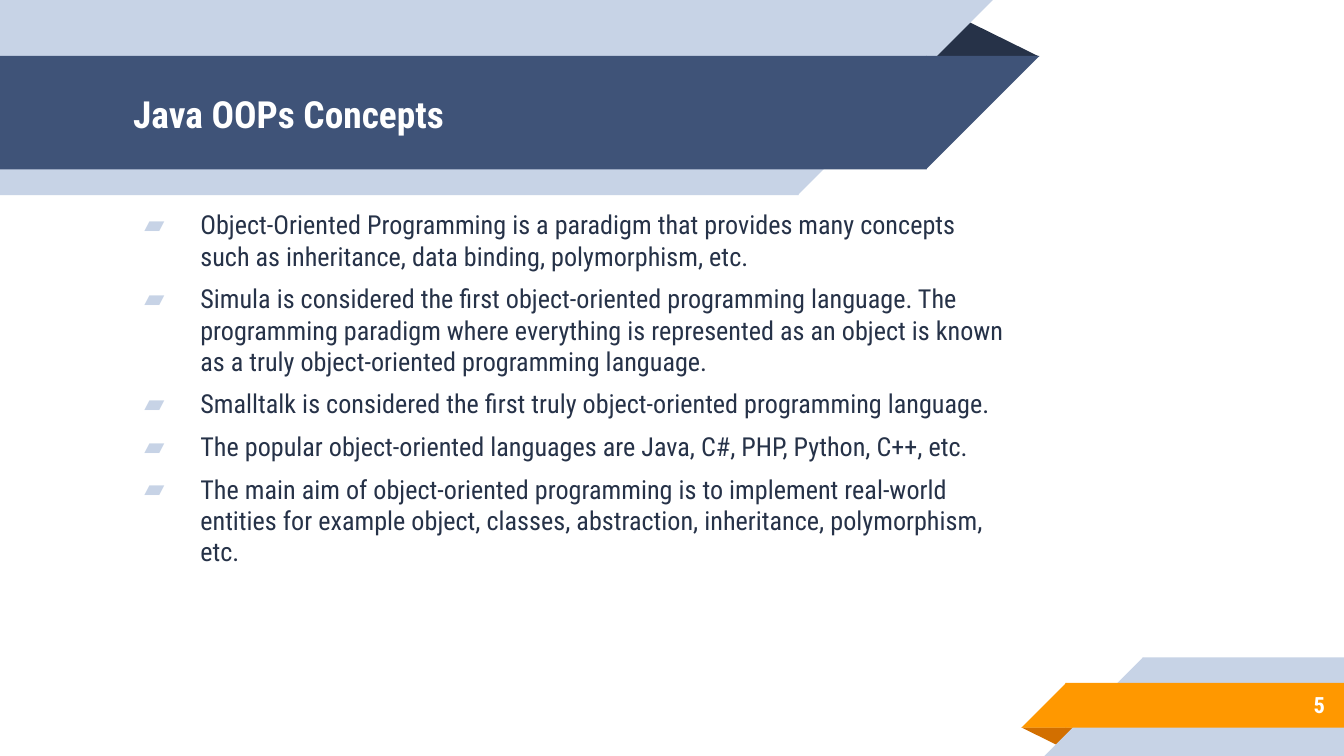
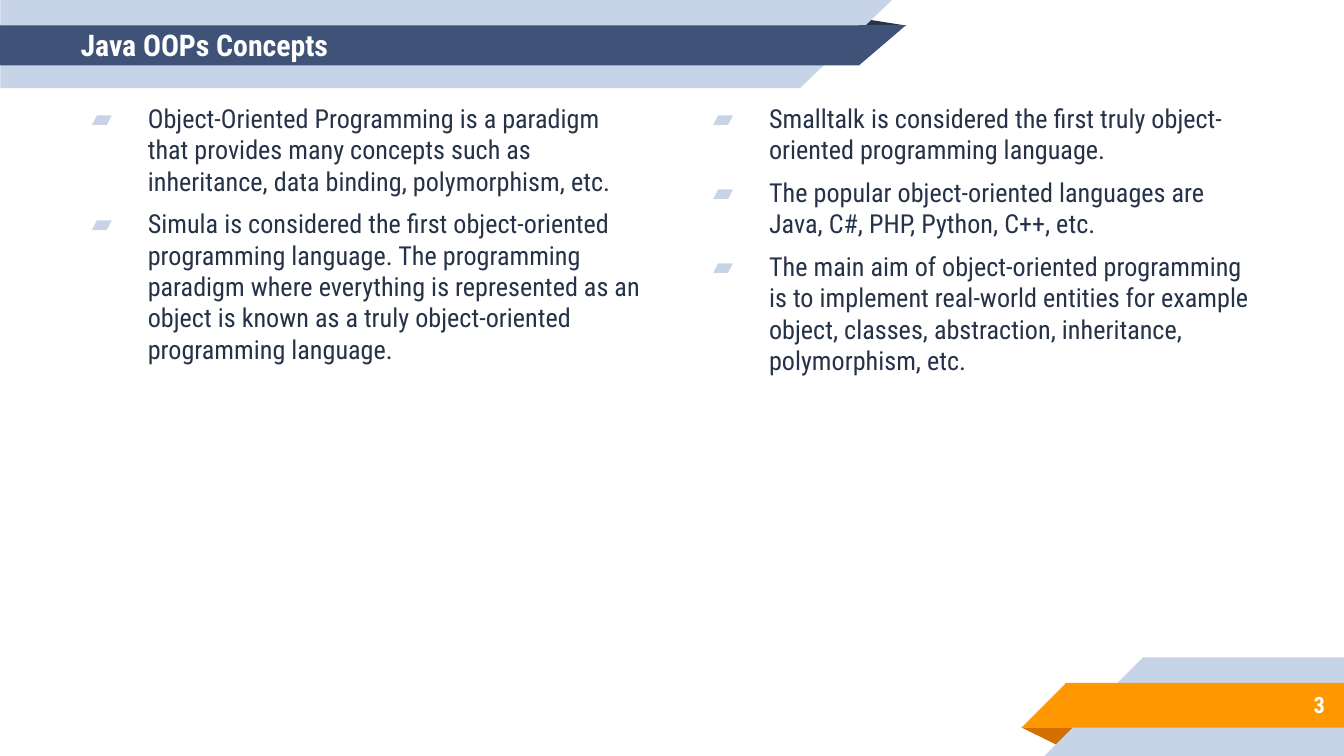
Before and after one commit to aronipurwanto/materi-xa, a slide deck: slide 3 of java/java-logic/Slide-Java-Logic-05.pptx (slide 5 before the commit). Drawn at 1344x756 pixels with LibreOffice and Linux fonts; fonts in the diff are those of the drawing. Boxes give left, top, right and bottom in pixels: in the first picture for what was removed or moved away, otherwise in the second. Text is boxed around its words. In the diff, an @@ line names an element or a change of style, - is before the commit and + after.

```diff
--- a/java/java-logic/Slide-Java-Logic-05.pptx
+++ b/java/java-logic/Slide-Java-Logic-05.pptx
@@ rectangle: place and size @@
-rectangle at (0, 0, 798, 195)
+rectangle at (0, 0, 800, 89)
@@ rectangle: place and size @@
-rectangle at (0, 56, 926, 169)
+rectangle at (0, 26, 860, 66)
@@ title "Java OOPs Concepts": place and size @@
-title "Java OOPs Concepts" at (133, 101, 443, 136)
+title "Java OOPs Concepts" at (81, 34, 328, 62)
@@ title "Java OOPs Concepts" at (81, 34, 328, 62): size 20 to 16 pt @@
@@ triangle: place and size @@
-triangle at (925, 19, 1039, 56)
+triangle at (745, 8, 907, 26)
@@ right triangle: place and size @@
-right triangle at (798, 0, 993, 195)
+right triangle at (800, 0, 892, 89)
@@ right triangle: place and size @@
-right triangle at (926, 56, 1039, 169)
+right triangle at (859, 26, 906, 66)
@@ text "Object-Oriented Programming is a paradigm ...": place and size @@
-text "Object-Oriented Programming is a paradigm ..." at (200, 214, 1003, 562)
+text "Object-Oriented Programming is a paradigm ..." at (148, 108, 639, 365)
@@ text added at (769, 108, 1248, 376), 14 pt, text #263248 @@
+▰ Smalltalk is considered the first truly object-oriented programming language.
+▰ The popular object-oriented languages are Java, C#, PHP, Python, C++, etc.
+▰ The main aim of object-oriented programming is to implement real-world entities for example object, classes, abstraction, inheritance, polymorphism, etc.
@@ text at (200, 393, 989, 562): paragraphs removed @@
-▰ Smalltalk is considered the first truly object-oriented programming language.
-▰ The popular object-oriented languages are Java, C#, PHP, Python, C++, etc.
-▰ The main aim of object-oriented programming is to implement real-world entities for example object, classes, abstraction, inheritance, polymorphism, etc.
@@ page number at (1314, 697, 1325, 714): text changed @@
-5
+3
```
Also in this commit, not shown: 6 other slides changed, 5 slides removed, 33 other files.
